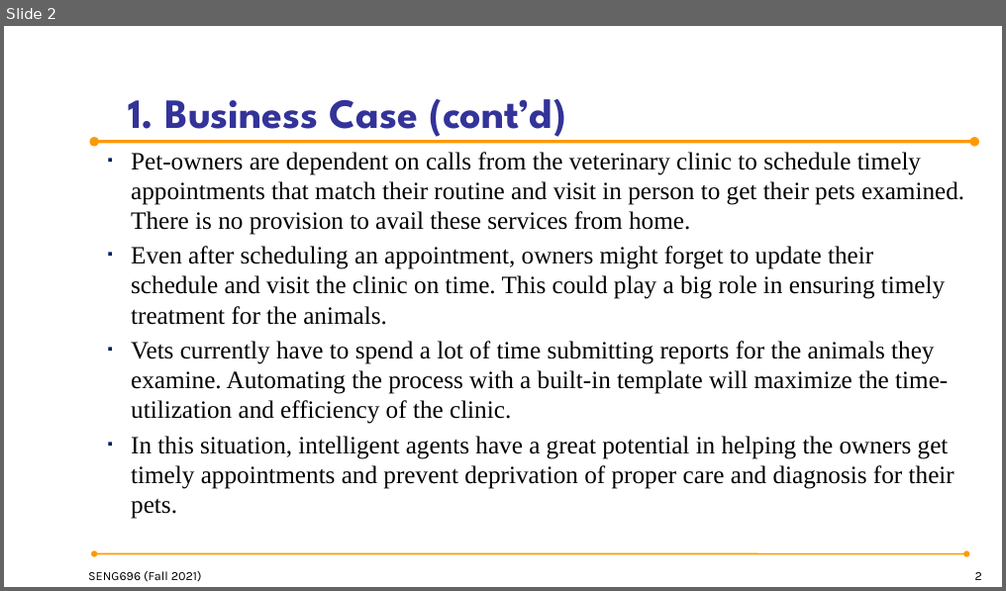
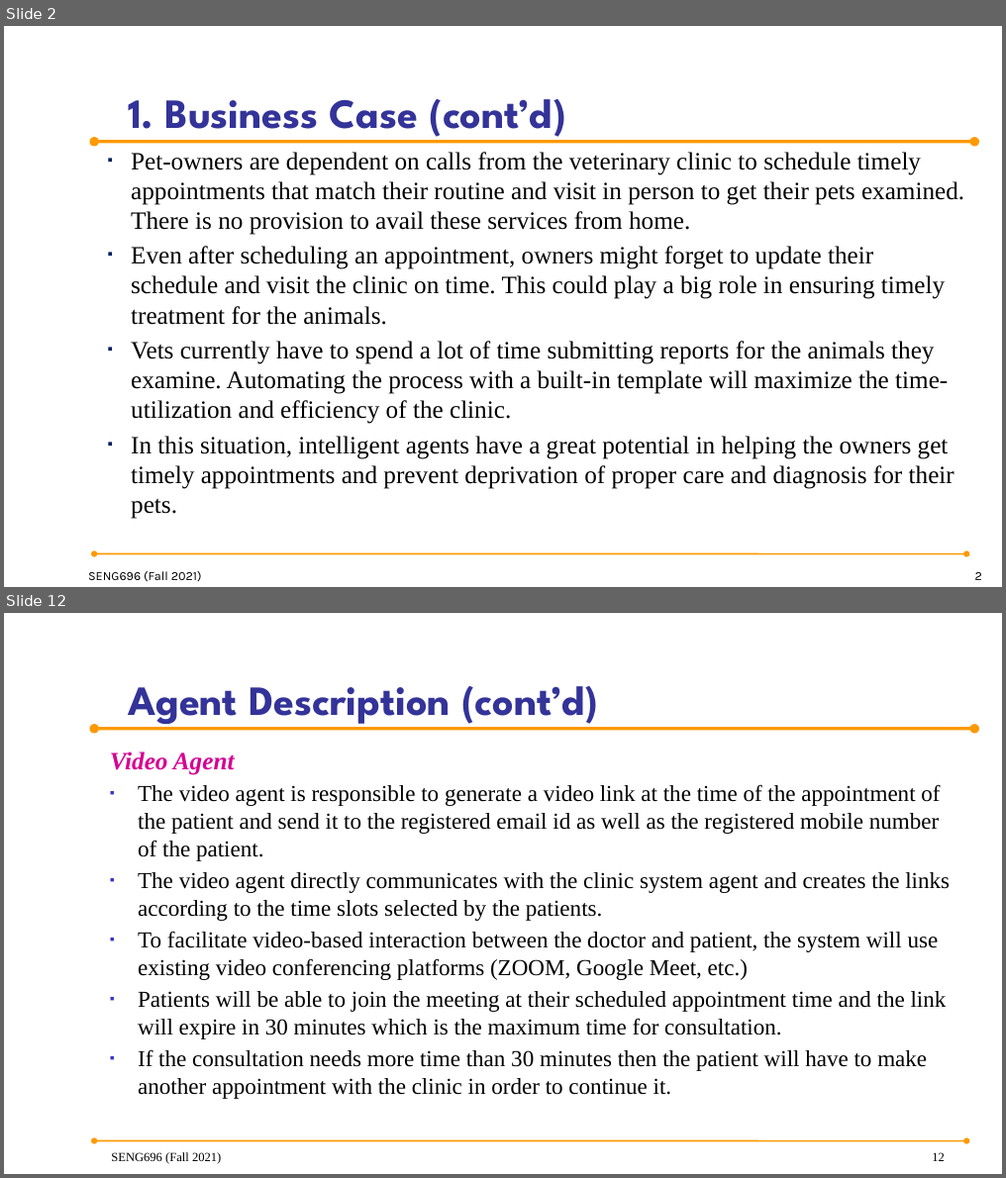
Before and after one commit to anish30145784/SENG696_GroupD, a slide deck: GroupD_ProjectPresentation.pptx. Shown one above the other, each under a label of ours: slide 2 before the commit, slides 2 and 12 after it; the slides between them are not shown. The pictures are 1006x591 and 1006x1178 pixels, drawn with LibreOffice and Linux fonts; fonts in the diff are those of the drawing; background and template pictures are left out. Boxes give left, top, right and bottom in pixels: in the first picture for what was removed or moved away, otherwise in the second. Text is boxed around its words. In the diff, an @@ line names an element or a change of style, - is before the commit and + after.

Commit message:
Added Agent Description to Presentation

```diff
--- a/GroupD_ProjectPresentation.pptx
+++ b/GroupD_ProjectPresentation.pptx
@@ slide 12 added at (4, 613, 1002, 1174), background picture (left out); not listed: 2 template elements that a slide beside it also shows @@
@@ title added at (128, 685, 599, 728), 40 pt, text #333399, bold @@
+Agent Description (cont’d)
@@ text added at (110, 752, 949, 1099), 22 pt, text #000000 @@
+Video Agent
+▪ The video agent is responsible to generate a video link at the time of the appointment of the patient and send it to the registered email id as well as the registered mobile number of the patient.
+▪ The video agent directly communicates with the clinic system agent and creates the links according to the time slots selected by the patients.
+▪ To facilitate video-based interaction between the doctor and patient, the system will use existing video conferencing platforms (ZOOM, Google Meet, etc.)
+▪ Patients will be able to join the meeting at their scheduled appointment time and the link will expire in 30 minutes which is the maximum time for consultation.
+▪ If the consultation needs more time than 30 minutes then the patient will have to make another appointment with the clinic in order to continue it.
@@ text added at (111, 1153, 221, 1164), 12 pt, text #000000 @@
+SENG696 (Fall 2021)
@@ page number added at (932, 1153, 944, 1161), 12 pt, text #000000 @@
+12
```
Also in this commit, not shown: 12 slides changed.
